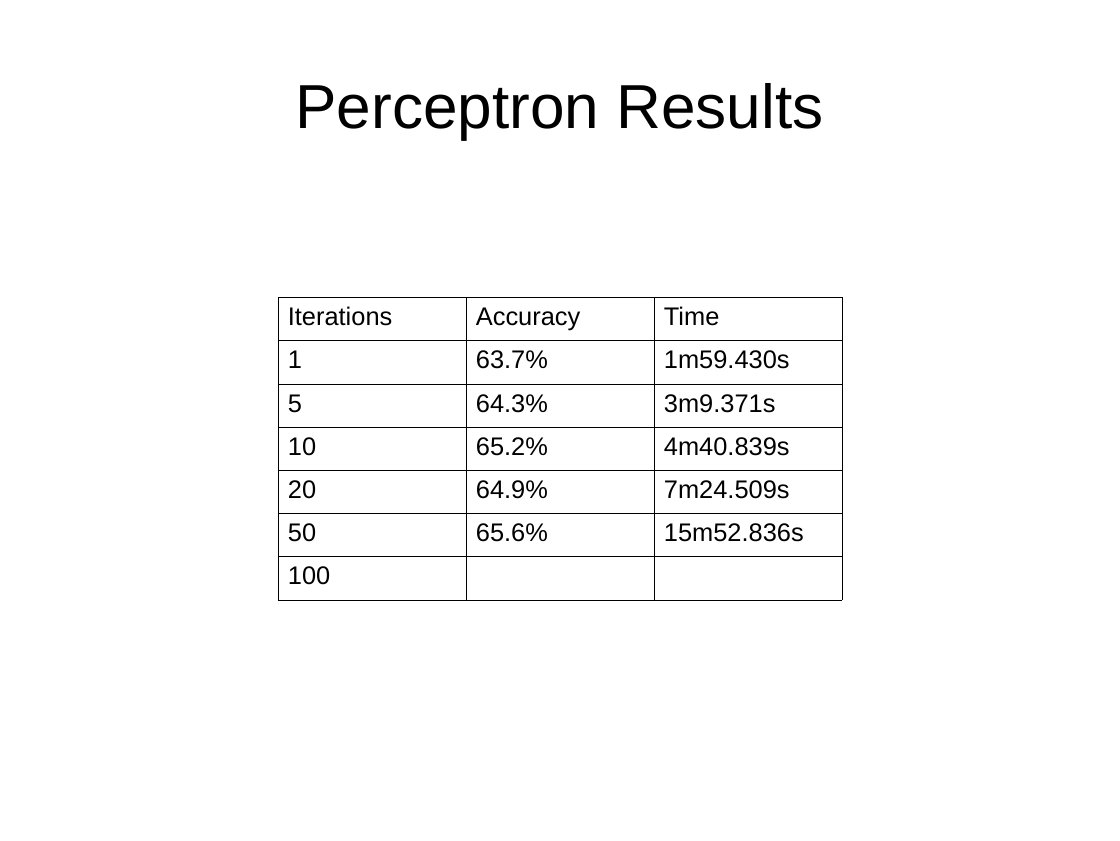
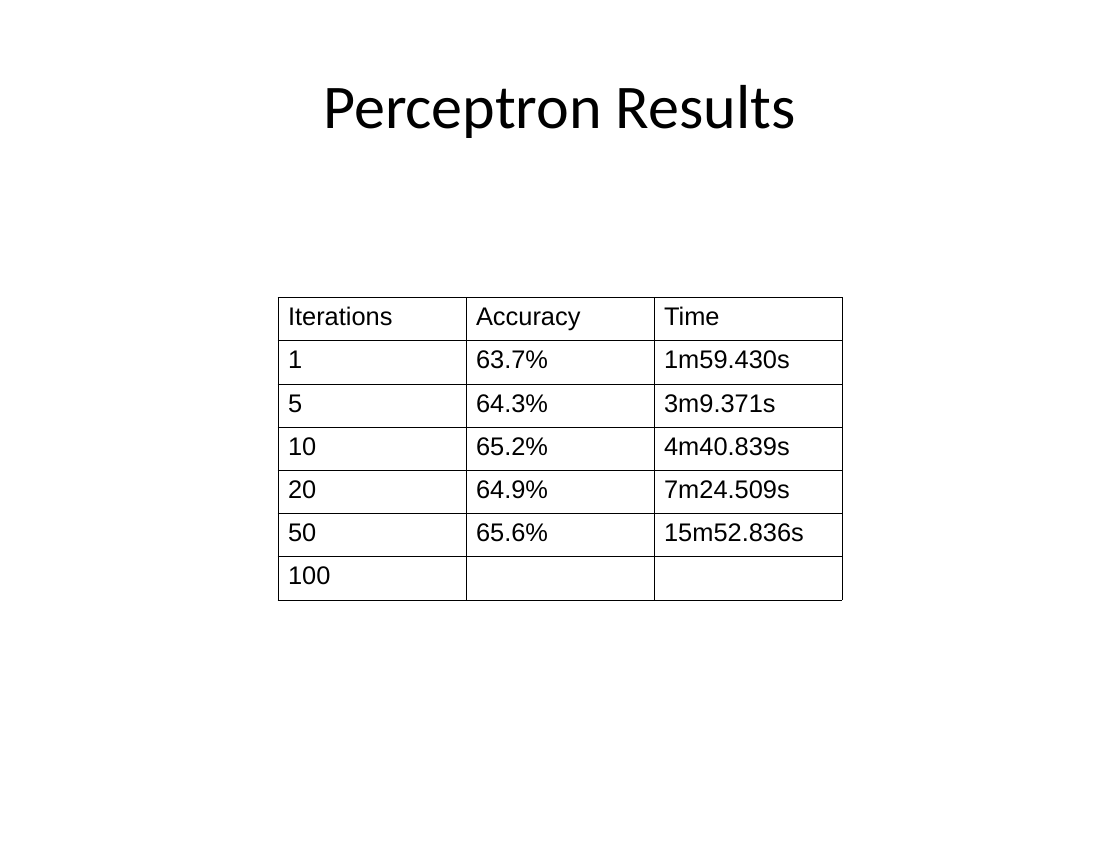
Before and after one commit to erikthiem/PartisanSpeechAnalysis, a slide deck: slide 6 of documents/presentation.odp. Drawn at 1120x841 pixels with LibreOffice and Linux fonts; fonts in the diff are those of the drawing. Boxes give left, top, right and bottom in pixels: in the first picture for what was removed or moved away, otherwise in the second. Text is boxed around its words. In the diff, an @@ line names an element or a change of style, - is before the commit and + after.

Commit message:
included training rate modification and updated powerpoint font

```diff
--- a/documents/presentation.odp
+++ b/documents/presentation.odp
@@ text "Perceptron Results" at (x1=323, y1=85, x2=796, y2=138): font Arial to Calibri @@
```
Also in this commit, not shown: 12 other slides changed, 10 other files.
